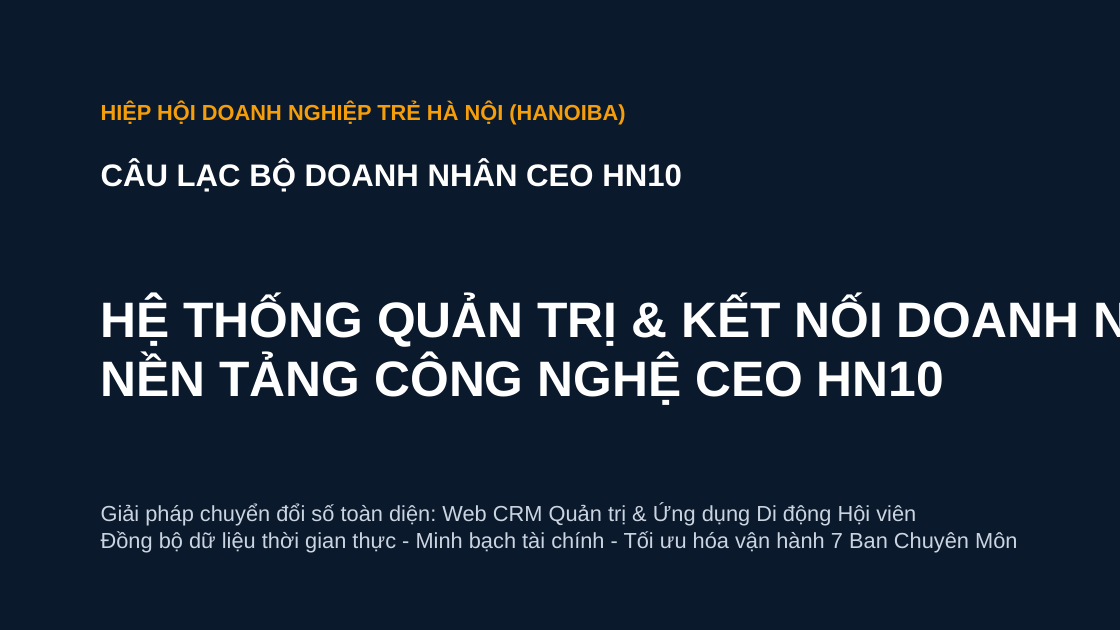
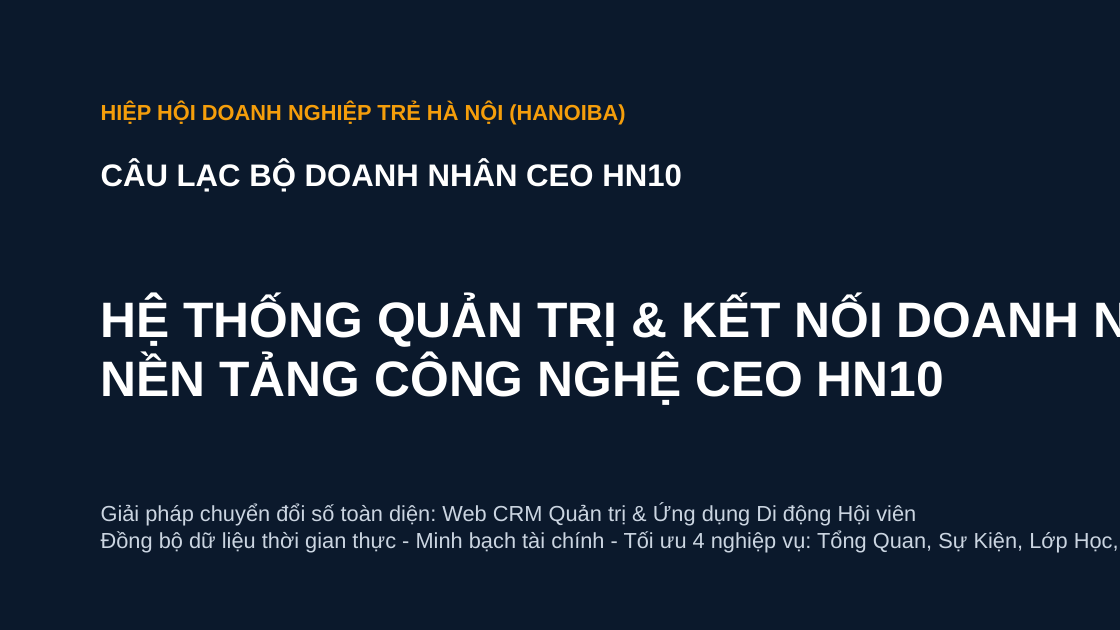
Before and after one commit to viconnect-product-team/ceoHN10_project, a slide deck: slide 1 of document/SLIDE_TRINH_BAY_PHAN_MEM_CEOHN10.pptx. Drawn at 1120x630 pixels with LibreOffice and Linux fonts; fonts in the diff are those of the drawing; background and template pictures are left out. Boxes give left, top, right and bottom in pixels: in the first picture for what was removed or moved away, otherwise in the second. Text is boxed around its words. In the diff, an @@ line names an element or a change of style, - is before the commit and + after.

```diff
--- a/document/SLIDE_TRINH_BAY_PHAN_MEM_CEOHN10.pptx
+++ b/document/SLIDE_TRINH_BAY_PHAN_MEM_CEOHN10.pptx
@@ text at (101,530,1119,552): text changed @@
-Đồng bộ dữ liệu thời gian thực - Minh bạch tài chính - Tối ưu hóa vận hành 7 Ban Chuyên Môn
+Đồng bộ dữ liệu thời gian thực - Minh bạch tài chính - Tối ưu 4 nghiệp vụ: Tổng Quan, Sự Kiện, Lớp Học, Tài Chính
```
Also in this commit, not shown: 4 other slides changed, 3 slides added, 5 slides removed, 9 other files.
